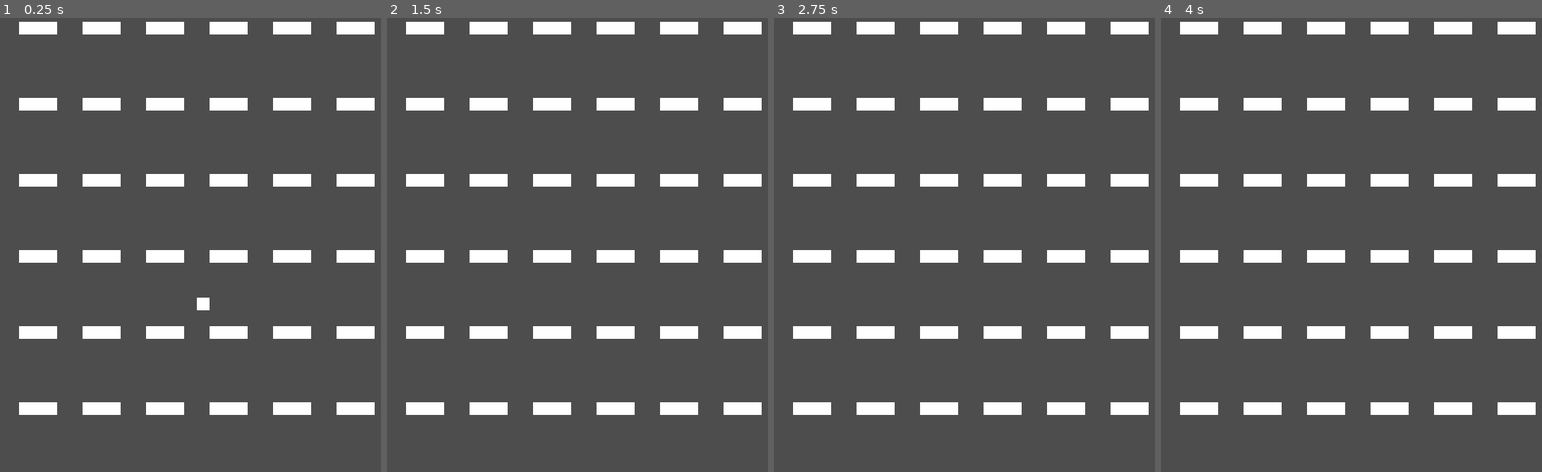
Above: before the commit, frames 1-4 (left to right).
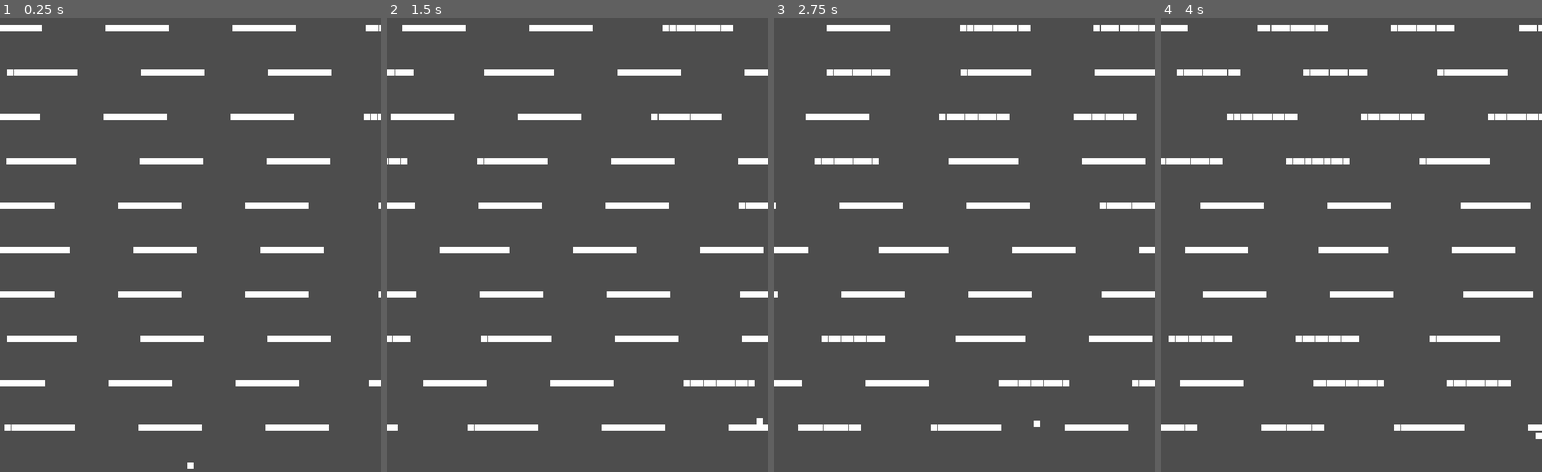
Above: after the commit, the same moments.

Repository: margorski/ogam-6x23
Game: Godot game, scene res://Scenes/main.tscn
Same seed, same stepped clock (60 frames per second), same inputs: the game is played once before the commit and once after it.
Inputs:
- Up to frame 1 (0.25 s): no input
- Up to frame 2 (1.5 s): hold Right (right) from 0.53 s (still down); tap Up (up) at 0.77 s
- Up to frame 3 (2.75 s): tap Up (up) at 1.52 s; release Right (right) at 2.03 s; hold Left (left) from 2.03 s (still down)
- Up to frame 4 (4 s): release Left (left) at 2.78 s; hold Right (right) from 2.78 s (still down); tap Up (up) at 3.02, 3.77 s

The runs differ from the first frame. In frame 1, 16% of the frame differs, in the area x 0-100%, y 0-100%; in frame 2, 15%; in frame 3, 15%; in frame 4, 15%.

Commit message:
Implemented basic game mechanics
- added camera
- added basic rows generation
- added rows movement
- added death on hitting bottom screen
- changed scale to 1.0

Diff:
--- a/kaczak/Scenes/main.tscn
+++ b/kaczak/Scenes/main.tscn
@@ -3,20 +3,19 @@
 [ext_resource type="PackedScene" uid="uid://dj100meqgo1wr" path="res://Scenes/player.tscn" id="1_hrvwp"]
 [ext_resource type="PackedScene" uid="uid://diisa5jk5gy3v" path="res://Scenes/game_manager.tscn" id="5_sgvyn"]
 
-[sub_resource type="RectangleShape2D" id="RectangleShape2D_ar5l0"]
-size = Vector2(605, 20)
+[sub_resource type="RectangleShape2D" id="RectangleShape2D_aondv"]
+size = Vector2(607, 20)
 
 [node name="Main" type="Node2D"]
 
 [node name="Player" parent="." instance=ExtResource("1_hrvwp")]
-position = Vector2(160, 235)
-
-[node name="TestScreenBottom" type="StaticBody2D" parent="."]
-position = Vector2(9, 393)
-
-[node name="CollisionShape2D" type="CollisionShape2D" parent="TestScreenBottom"]
-position = Vector2(292.5, 0)
-shape = SubResource("RectangleShape2D_ar5l0")
-debug_color = Color(0.462745, 0.298039, 0, 0.717647)
+position = Vector2(226, 778)
 
 [node name="GameManager" parent="." instance=ExtResource("5_sgvyn")]
+
+[node name="Ground" type="StaticBody2D" parent="."]
+position = Vector2(2, 802)
+
+[node name="CollisionShape2D" type="CollisionShape2D" parent="Ground"]
+position = Vector2(298, 3)
+shape = SubResource("RectangleShape2D_aondv")
--- a/kaczak/Scenes/player.tscn
+++ b/kaczak/Scenes/player.tscn
@@ -25,3 +25,8 @@
 
 [node name="CollisionShape2D" type="CollisionShape2D" parent="."]
 shape = SubResource("RectangleShape2D_ep4xx")
+
+[node name="Camera2D" type="Camera2D" parent="."]
+limit_left = 0
+limit_right = 600
+limit_bottom = 800
--- a/kaczak/Scripts/game_manager.gd
+++ b/kaczak/Scripts/game_manager.gd
@@ -2,12 +2,22 @@
 
 const row = preload("res://Scenes/row.tscn")
 
+var currentLevel = 0
+var rng = RandomNumberGenerator.new()
+
+const spaceBetweenLevels = 70
+const maxLevels = 10
+
 # Called when the node enters the scene tree for the first time.
 func _ready():
-	var start_y = 50
-	for i in 6:
+	var screen_size = get_viewport().size
+
+	for i in maxLevels:
 		var instance = row.instantiate()
-		instance.y = start_y + i * 60
+		instance.position.y = screen_size.y - (i + 1) * spaceBetweenLevels
+		instance.horizontal_speed = (-1 if i % 2 else 1) * rng.randi_range(25, 125)
+		print(i)
+		print(instance.horizontal_speed)
 		add_child(instance)
 
 
--- a/kaczak/Scripts/player.gd
+++ b/kaczak/Scripts/player.gd
@@ -6,6 +6,25 @@
 
 # Get the gravity from the project settings to be synced with RigidBody nodes.
 var gravity = ProjectSettings.get_setting("physics/2d/default_gravity")
+var player_size
+var screen_size
+
+var initial_camera_bottom_limit
+
+func _restart():
+	$Camera2D.set_limit(SIDE_BOTTOM, initial_camera_bottom_limit)
+	set_position(Vector2(screen_size.x * 0.5, screen_size.y - player_size.y))
+
+func _ready():
+	player_size = $CollisionShape2D.shape.get_rect().size
+	screen_size = get_viewport().size
+	initial_camera_bottom_limit = $Camera2D.limit_bottom
+
+	_restart()
+
+func _die():
+	print("DIED")
+	_restart()
 
 
 func _physics_process(delta):
@@ -20,9 +39,22 @@
 	# Get the input direction and handle the movement/deceleration.
 	# As good practice, you should replace UI actions with custom gameplay actions.
 	var direction = Input.get_axis("left", "right")
+
 	if direction:
 		velocity.x = direction * SPEED
 	else:
 		velocity.x = move_toward(velocity.x, 0, SPEED)
+	if is_on_floor() and get_last_slide_collision() != null:
+		var platform_speed = get_last_slide_collision().get_collider().get_parent().get("horizontal_speed")
+		if platform_speed != null:
+			velocity.x += platform_speed
 
 	move_and_slide()
+
+	position.x = clamp(position.x,  player_size.x * 0.5, screen_size.x - player_size.x * 0.5)
+
+	var camera_bottom = $Camera2D.get_screen_center_position().y + screen_size.y * 0.5
+	$Camera2D.set_limit(SIDE_BOTTOM, camera_bottom)
+
+	if (position.y > camera_bottom):
+		_die()
--- a/kaczak/Scripts/row.gd
+++ b/kaczak/Scripts/row.gd
@@ -1,27 +1,31 @@
 extends Node2D
 
-var speed
-var y
-
-const blocksAmount = 31
-
+const blocksAmount = 62
 const SolidBlock = preload("res://Scenes/solid_block.tscn")
 
+var horizontal_speed = 0
+var pattern = [	1, 1, 1, 1, 1, 1, 1, 1, 1, 1,
+			   	0, 0, 0, 0, 0, 0, 0, 0, 0, 0,
+				1, 1, 1, 1, 1, 1, 1, 1, 1, 1,
+			   	0, 0, 0, 0, 0, 0, 0, 0, 0, 0,
+				1, 1, 1, 1, 1, 1, 1, 1, 1, 1,
+			   	0, 0, 0, 0, 0, 0, 0, 0, 0, 0, 0, 1]
 # Called when the node enters the scene tree for the first time.
 func _ready():
-	set_position(Vector2(0, y))
-	var skip = false
 	for i in blocksAmount:
-		if (skip):
-			skip = false
-			continue
-		if (i % 5 == 0):
-			skip = true
-			continue
-		var block = SolidBlock.instantiate()
-		block.set_position(Vector2(i * 10, 0))
-		add_child(block)
+		if (pattern[i]):
+			var block = SolidBlock.instantiate()
+			block.set_position(Vector2(-1 + i * 10, 0))
+			add_child(block)
 
-# Called every frame. 'delta' is the elapsed time since the previous frame.
-func _process(delta):
-	pass
+func _physics_process(delta):
+	var x_delta = horizontal_speed * delta
+
+	for N in get_children():
+		N.position.x += x_delta
+		if (horizontal_speed > 0):
+			if (N.position.x > 610):
+				N.position.x = -10
+		elif (horizontal_speed < 0):
+			if (N.position.x < -10):
+				N.position.x = 610
--- a/kaczak/project.godot
+++ b/kaczak/project.godot
@@ -20,7 +20,6 @@
 window/size/viewport_width=600
 window/size/viewport_height=800
 window/size/resizable=false
-window/stretch/scale=2.0
 
 [input]
 
